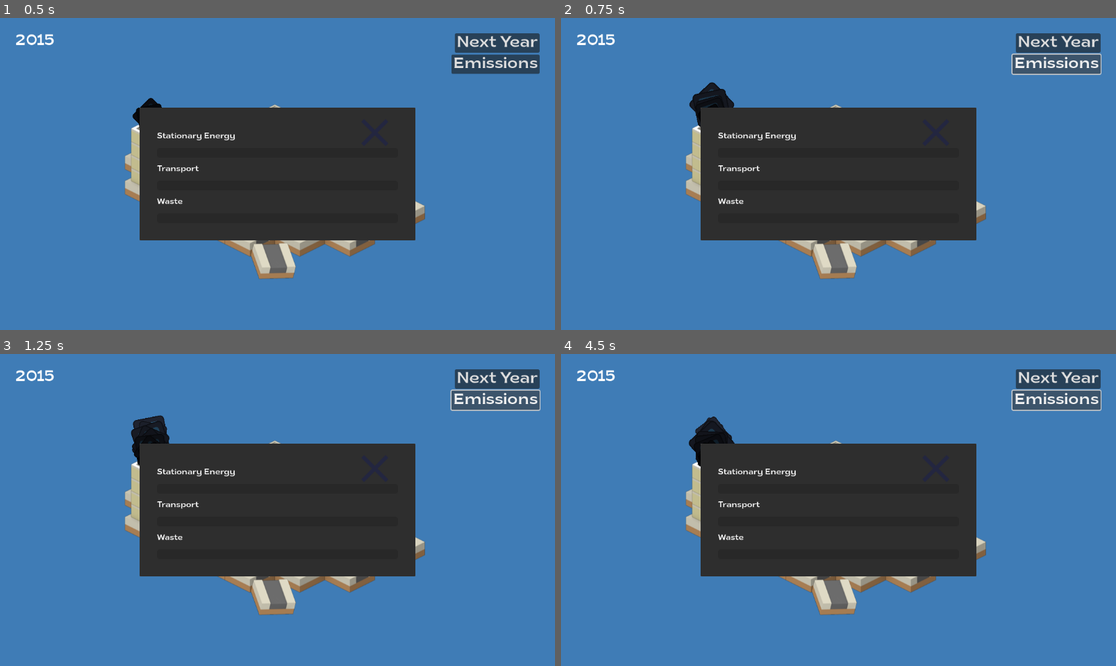
Above: before the commit, frames 1-4 (two rows, left to right).
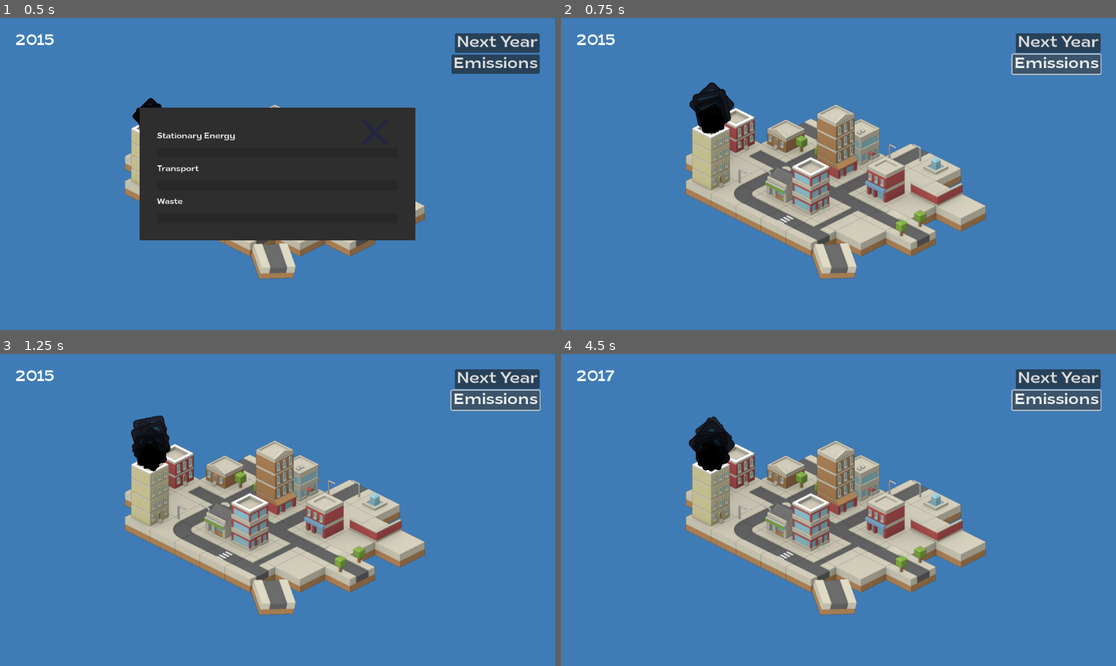
Above: after the commit, the same moments.

Repository: Open-Earth-Foundation/emissionary_game
Game: Godot game, scene res://scenes/game.tscn
The game is run twice, just before and just after one commit, with the same random seed, the same clock (stepped at 60 frames per second) and the same inputs. The engine's default icon, where the game draws it, is replaced by a stand-in: a white triangle on a blue panel in a dark square.
Inputs:
- Up to frame 1 (0.5 s): no input
- Up to frame 2 (0.75 s): click "Emissions" at 0.5 s
- Up to frame 3 (1.25 s): no input
- Up to frame 4 (4.5 s): click "Next Year" at 1.25 s; click "Next Year" at 2 s; click "Choose" at 2.75 s; click "Apply" at 3.5 s; click "Emissions" at 4.25 s

Frame 1 is identical in both runs. In frame 2, 21% of the frame differs, in the area x 25-75%, y 28-72%; in frame 3, 21%; in frame 4, 21%, in the area x 8-75%, y 5-72%.
Error after the commit: Invalid call. Nonexistent function 'open' in base 'PopupPanel'. (res://scripts/game.gd:21)

Commit message:
Update current year when button is pressed

Diff:
--- a/scripts/game.gd
+++ b/scripts/game.gd
@@ -14,10 +14,11 @@
 
 func _on_next_year_button_pressed() -> void:
 	current_year += 1
+	year_label.text = str(current_year)
 	decision_making.newPolicies(current_year)
 
 func _on_emissions_button_pressed() -> void:
-	%EmissionsPopup.show()
+	%EmissionsPopup.open()
 
 func _on_close_button_pressed() -> void:
 	%EmissionsPopup.hide()
